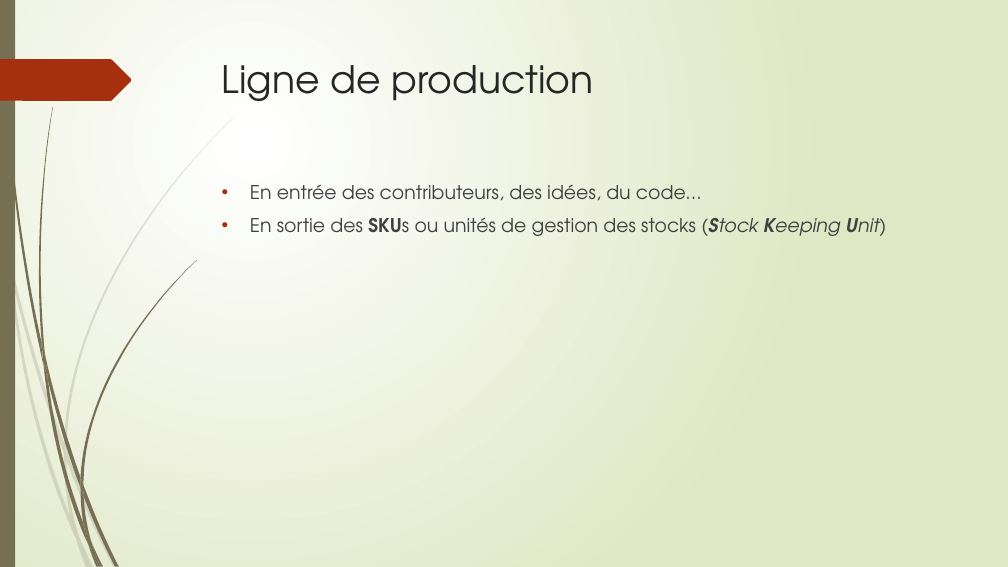
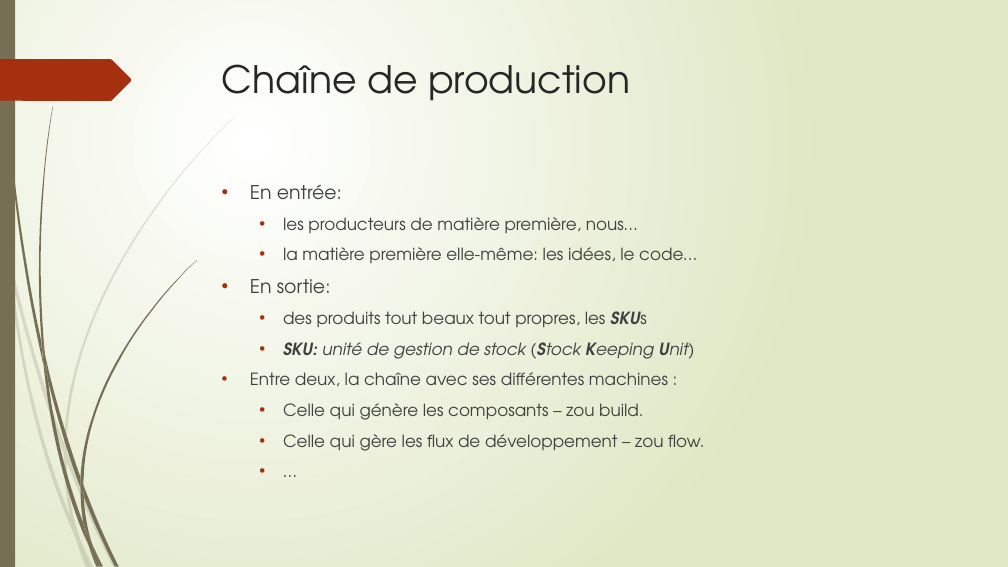
Before and after one commit to epsitec-sa/zou, a slide deck: slide 3 of .Documentation/Commandes git pour zou flow.pptx. Drawn at 1008x567 pixels with LibreOffice and Linux fonts; fonts in the diff are those of the drawing. Boxes give left, top, right and bottom in pixels: in the first picture for what was removed or moved away, otherwise in the second. Text is boxed around its words. In the diff, an @@ line names an element or a change of style, - is before the commit and + after.

Commit message:
doc: update 'commandes git pour zou-flow' ppp.

```diff
--- a/.Documentation/Commandes git pour zou flow.pptx
+++ b/.Documentation/Commandes git pour zou flow.pptx
@@ title at [222, 64, 630, 101]: text changed @@
-Ligne de production
+Chaîne de production
@@ text at [250, 185, 704, 451]: text changed; size 18 to 16 pt @@
-• En entrée des contributeurs, des idées, du code…
-• En sortie des SKUs ou unités de gestion des stocks (Stock Keeping Unit)
+• En entrée:
+  • les producteurs de matière première, nous…
+  • la matière première elle-même: les idées, le code…
+• En sortie:
+  • des produits tout beaux tout propres, les SKUs
+  • SKU: unité de gestion de stock (Stock Keeping Unit)
+• Entre deux, la chaîne avec ses différentes machines :
+  • Celle qui génère les composants – zou build.
+  • Celle qui gère les flux de développement – zou flow.
+  • …
```
Also in this commit, not shown: 16 other slides changed.
